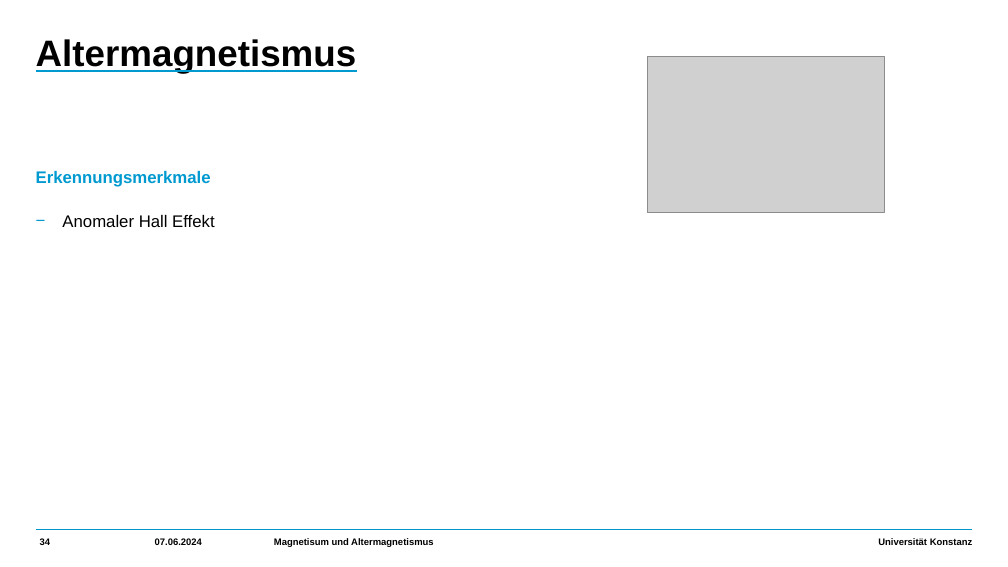
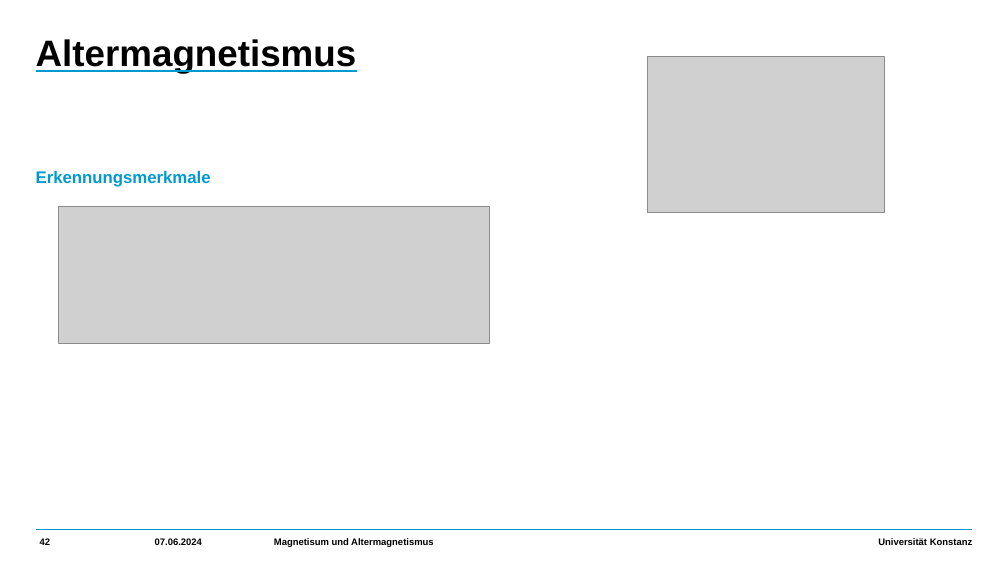
Before and after one commit to HolykingJulex/EstimateSeminar, a slide deck: slide 42 of Vortrag.pptx (slide 34 before the commit). Drawn at 1008x567 pixels with LibreOffice and Linux fonts; fonts in the diff are those of the drawing; grey boxes stand for pictures. Boxes give left, top, right and bottom in pixels: in the first picture for what was removed or moved away, otherwise in the second. Text is boxed around its words. In the diff, an @@ line names an element or a change of style, - is before the commit and + after.

Commit message:
Skeleton for the Altermagnetism part is done

```diff
--- a/Vortrag.pptx
+++ b/Vortrag.pptx
@@ picture added at box(58, 206, 489, 343) @@
@@ text at box(62, 215, 215, 227): paragraph removed @@
-    − Anomaler Hall Effekt
@@ page number at box(40, 538, 51, 545): text changed @@
-34
+42
```
Also in this commit, not shown: 20 other slides changed, 8 slides added, 2 other files.
